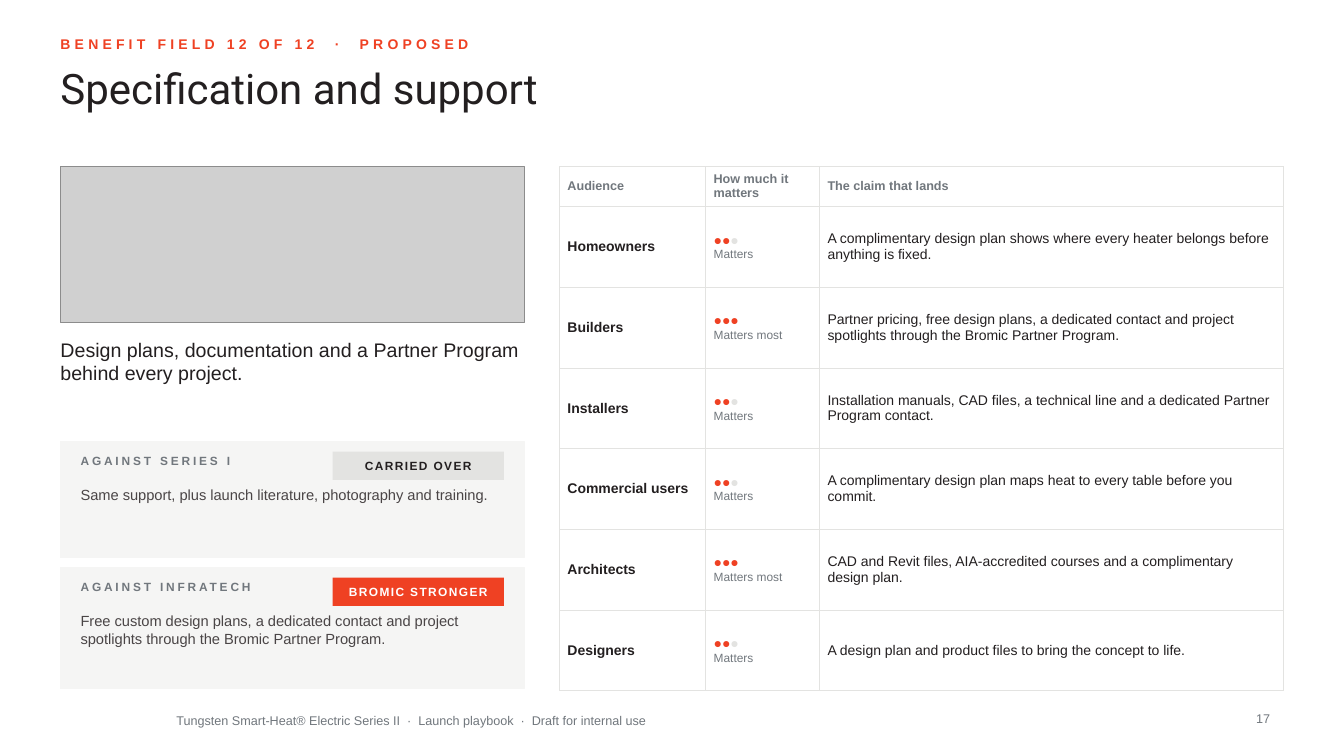
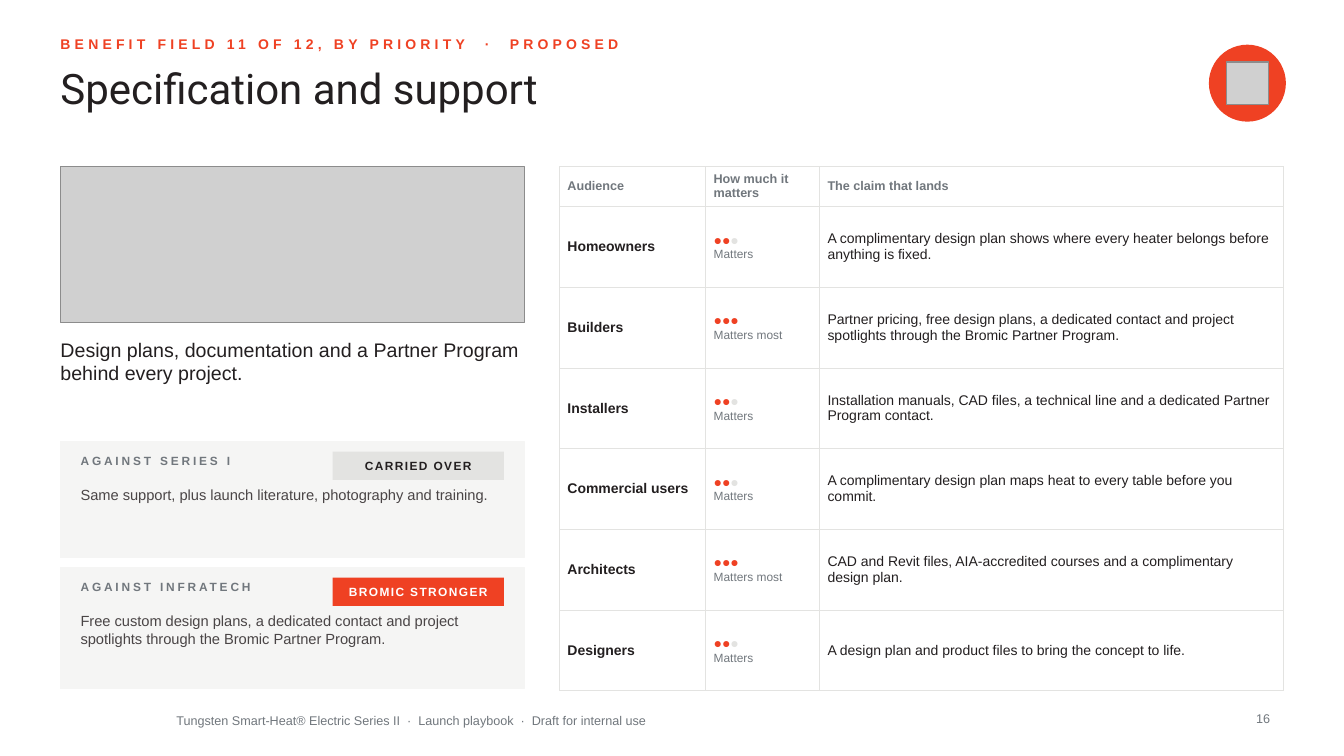
Before and after one commit to aayuvis/Bromic_Marketing, a slide deck: slide 16 of decks/Tungsten-Series-II-Launch-Playbook.pptx (slide 17 before the commit). Drawn at 1344x756 pixels with LibreOffice and Linux fonts; fonts in the diff are those of the drawing; grey boxes stand for pictures; background and template pictures are left out. Boxes give left, top, right and bottom in pixels: in the first picture for what was removed or moved away, otherwise in the second. Text is boxed around its words. In the diff, an @@ line names an element or a change of style, - is before the commit and + after.

```diff
--- a/decks/Tungsten-Series-II-Launch-Playbook.pptx
+++ b/decks/Tungsten-Series-II-Launch-Playbook.pptx
@@ text at (60, 39, 618, 51): text changed @@
-BENEFIT FIELD 12 OF 12 · PROPOSED
+BENEFIT FIELD 11 OF 12, BY PRIORITY · PROPOSED
@@ ellipse added at (1210, 45, 1286, 121), fill #EF4123, outline #EF4123 1 pt @@
@@ picture added at (1226, 62, 1268, 104) @@
@@ page number at (1256, 714, 1270, 723): text changed @@
-17
+16
```
Also in this commit, not shown: 36 other slides changed, 3 slides added, 1 slide removed, 7 other files.
